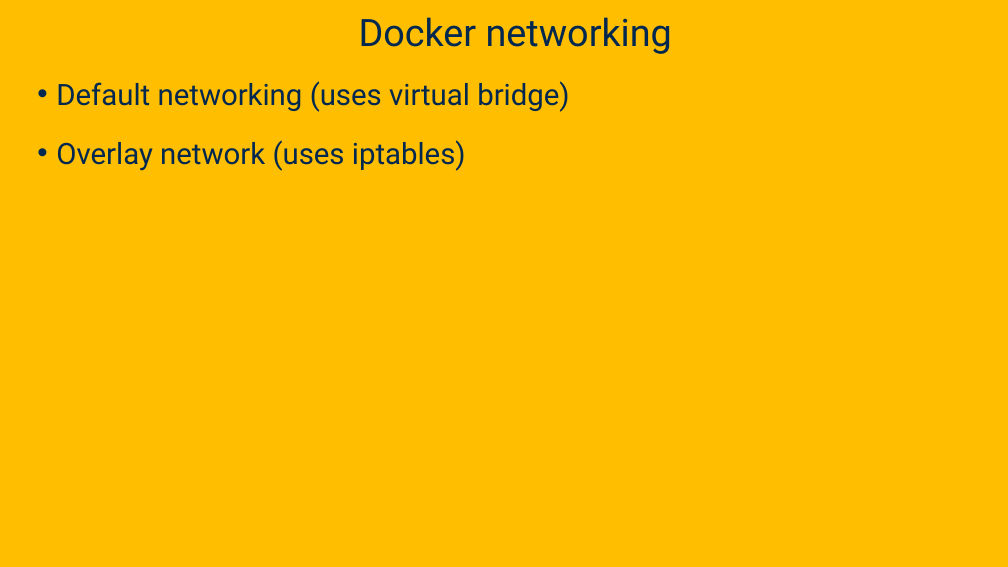
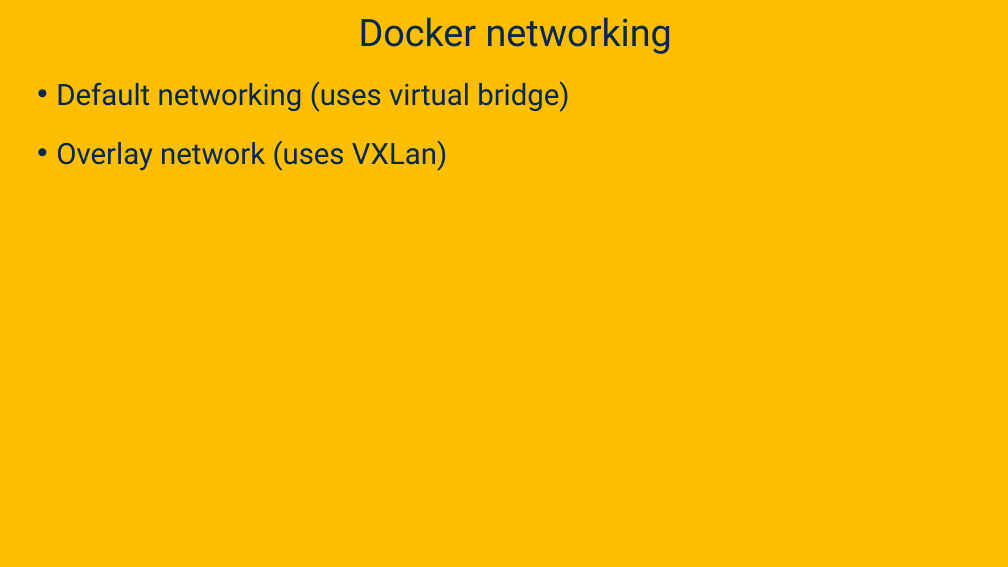
Before and after one commit to davsec-teaching/W26_ECS_160, a slide deck: slide 5 of slides/Docker.pptx. Drawn at 1008x567 pixels with LibreOffice and Linux fonts; fonts in the diff are those of the drawing; background and template pictures are left out. Boxes give left, top, right and bottom in pixels: in the first picture for what was removed or moved away, otherwise in the second. Text is boxed around its words. In the diff, an @@ line names an element or a change of style, - is before the commit and + after.

Commit message:
fixes to Docker slides

```diff
--- a/slides/Docker.pptx
+++ b/slides/Docker.pptx
@@ text at [56, 140, 447, 171]: text changed @@
-• Overlay network (uses iptables)
+• Overlay network (uses VXLan)
```
Also in this commit, not shown: 2 other files.
